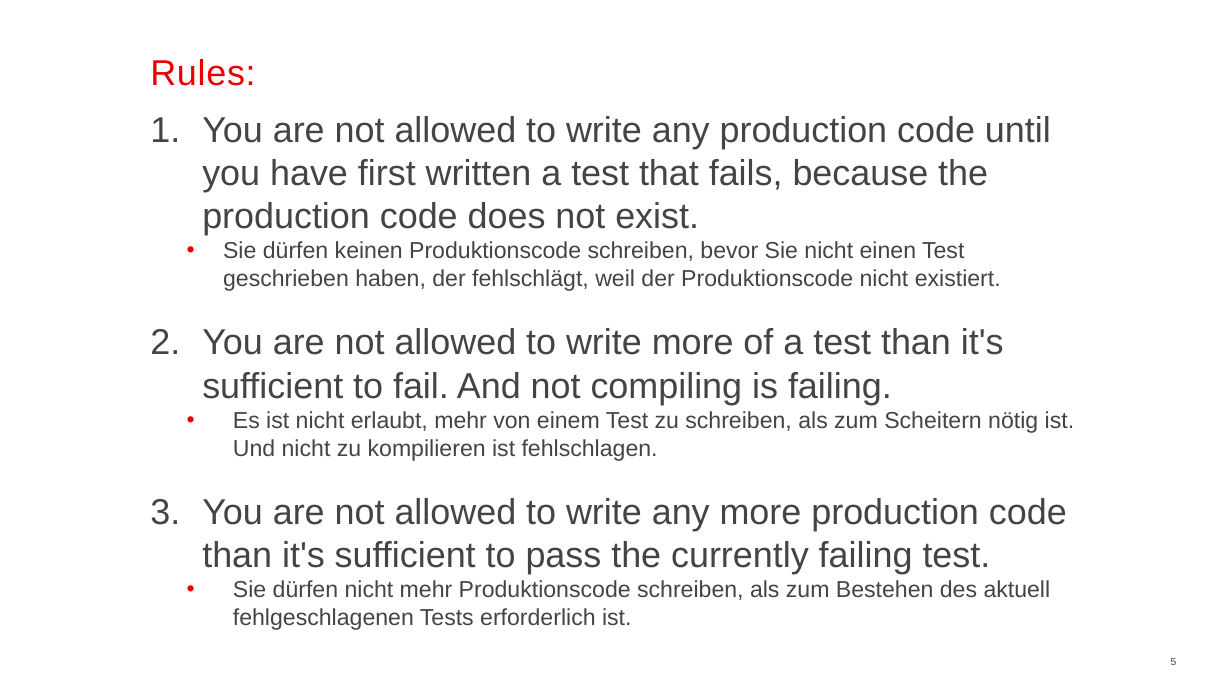
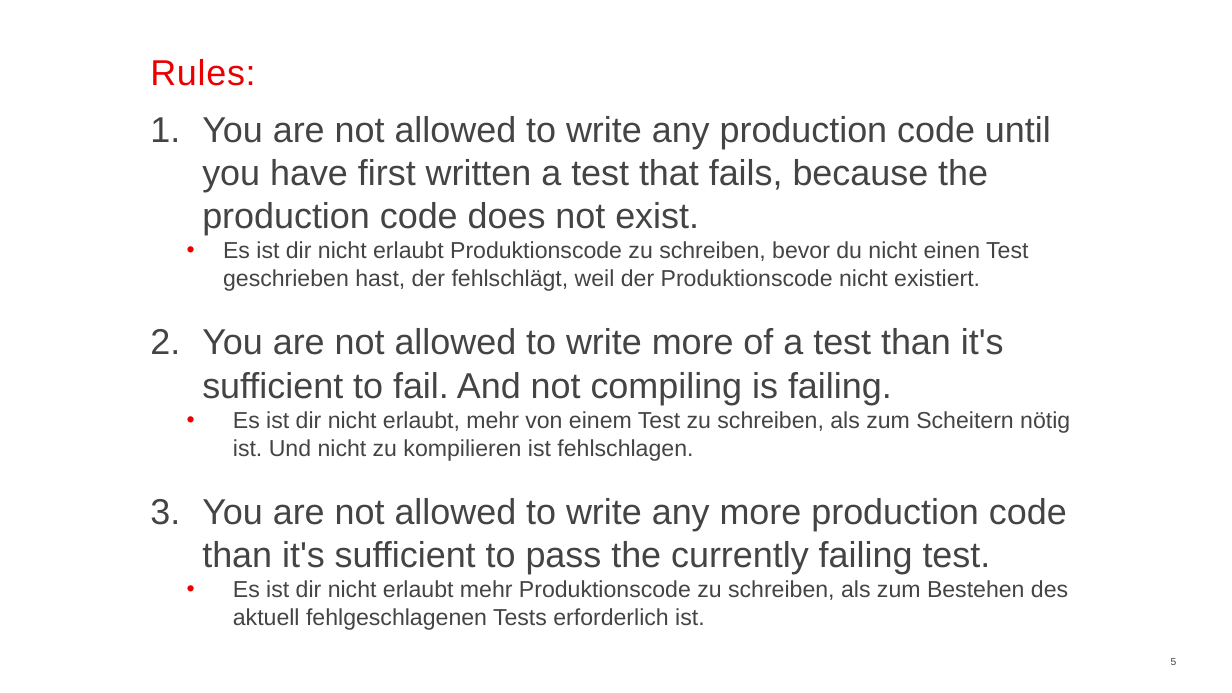
Before and after one commit to Gysink/devday23-tdd, a slide deck: slide 5 of presentation/DevDay23_TDD.pptx. Drawn at 1232x693 pixels with LibreOffice and Linux fonts; fonts in the diff are those of the drawing; background and template pictures are left out. Boxes give left, top, right and bottom in pixels: in the first picture for what was removed or moved away, otherwise in the second. Text is boxed around its words. In the diff, an @@ line names an element or a change of style, - is before the commit and + after.

Commit message:
fix präsi

```diff
--- a/presentation/DevDay23_TDD.pptx
+++ b/presentation/DevDay23_TDD.pptx
@@ text at [223,241,1028,291]: text changed @@
-    • Sie dürfen keinen Produktionscode schreiben, bevor Sie nicht einen Test geschrieben haben, der fehlschlägt, weil der Produktionscode nicht existiert.
+    • Es ist dir nicht erlaubt Produktionscode zu schreiben, bevor du nicht einen Test geschrieben hast, der fehlschlägt, weil der Produktionscode nicht existiert.
@@ text at [233,411,1070,461]: text changed @@
-  • Es ist nicht erlaubt, mehr von einem Test zu schreiben, als zum Scheitern nötig ist. Und nicht zu kompilieren ist fehlschlagen.
+  • Es ist dir nicht erlaubt, mehr von einem Test zu schreiben, als zum Scheitern nötig ist. Und nicht zu kompilieren ist fehlschlagen.
@@ text at [233,580,1068,630]: text changed @@
-  • Sie dürfen nicht mehr Produktionscode schreiben, als zum Bestehen des aktuell fehlgeschlagenen Tests erforderlich ist.
+  • Es ist dir nicht erlaubt mehr Produktionscode zu schreiben, als zum Bestehen des aktuell fehlgeschlagenen Tests erforderlich ist.
```
